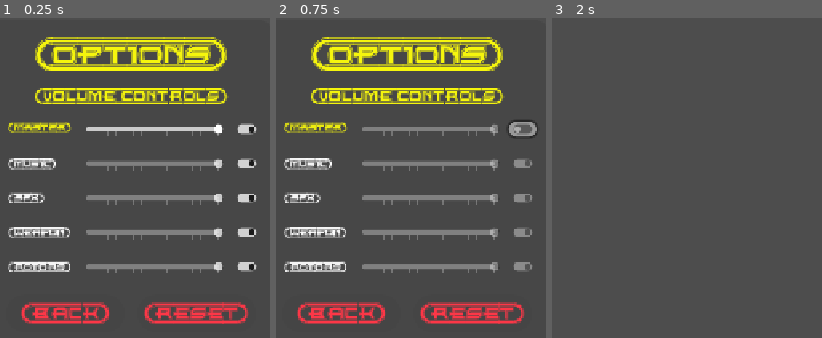
Above: before the commit, frames 1-3 (left to right).
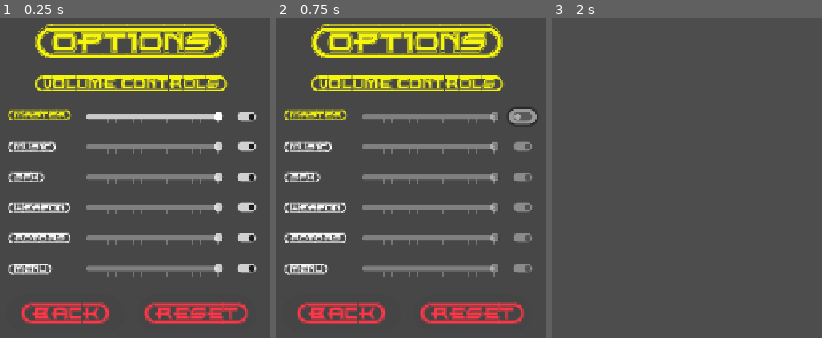
Above: after the commit, the same moments.

Repository: ikostan/SkyLockAssault
Game: Godot game, scene res://scenes/audio_settings.tscn
Same seed, same stepped clock (60 frames per second), same inputs: the game is played once before the commit and once after it. This scene is started directly instead of the project's main scene. Video files are missing from this copy of the repository; at most half a second of black plays in their place. Sound files missing from this copy of the repository are replaced by a short silence.
Inputs (mouse positions are in pixels of both pictures, inside the frame that each line leads up to; where the layout moved, square brackets give the same spot in the first picture):
- Up to frame 1 (0.25 s): no input
- Up to frame 2 (0.75 s): click (521, 117) [521, 130] at 0.5 s
- Up to frame 3 (2 s): click "{BACK}" at 1.25 s

The runs differ from the first frame. In frame 1, 28% of the frame differs, in the area x 2-96%, y 1-81%; in frame 2, 28%; in frame 3, nothing differs.

Commit message:
Add UI Volume Controls to Options Menu & Sub-Issue 1: UI Navigation & Focus SFX
https://github.com/ikostan/SkyLockAssault/issues/498
https://github.com/ikostan/SkyLockAssault/issues/491

Diff:
--- a/default_bus_layout.tres
+++ b/default_bus_layout.tres
@@ -49,3 +49,9 @@
 bus/6/bypass_fx = false
 bus/6/volume_db = 0.0
 bus/6/send = &"SFX"
+bus/7/name = &"SFX_Menu"
+bus/7/solo = false
+bus/7/mute = false
+bus/7/bypass_fx = false
+bus/7/volume_db = 0.0
+bus/7/send = &"SFX"
--- a/scenes/audio_settings.tscn
+++ b/scenes/audio_settings.tscn
@@ -7,6 +7,7 @@
 [ext_resource type="PackedScene" uid="uid://ckj1bkdiy65dd" path="res://scenes/volume_controls/sfx_volume_control.tscn" id="5_w6v8r"]
 [ext_resource type="PackedScene" uid="uid://ckgawrkjfsld5" path="res://scenes/volume_controls/sfx_weapon_volume_control.tscn" id="6_axthr"]
 [ext_resource type="PackedScene" uid="uid://nrunltyo5m58" path="res://scenes/volume_controls/sfx_rotors_volume_control.tscn" id="7_ut8uj"]
+[ext_resource type="PackedScene" uid="uid://cm2nruujxhdhu" path="res://scenes/volume_controls/sfx_menu_volume_control.tscn" id="8_a0ntd"]
 
 [sub_resource type="StyleBoxFlat" id="StyleBoxFlat_j3be7"]
 bg_color = Color(0.2627451, 0.2627451, 0.2627451, 0.5882353)
@@ -73,7 +74,7 @@
 anchor_right = 0.5
 anchor_bottom = 0.5
 offset_left = -225.0
-offset_top = -250.0
+offset_top = -270.0
 offset_right = 225.0
 offset_bottom = 270.0
 grow_horizontal = 2
@@ -90,9 +91,9 @@
 anchor_right = 0.5
 anchor_bottom = 0.5
 offset_left = -197.5
-offset_top = -230.0
+offset_top = -240.0
 offset_right = 197.5
-offset_bottom = 151.0
+offset_bottom = 160.0
 grow_horizontal = 2
 grow_vertical = 2
 theme_override_constants/separation = 27
@@ -151,6 +152,9 @@
 focus_neighbor_bottom = NodePath("../../BtnContainer/AudioBackButton")
 focus_next = NodePath("../../BtnContainer/AudioBackButton")
 focus_previous = NodePath("../SFXWeapon")
+
+[node name="SFXMenu" parent="Panel/VolumeControls" instance=ExtResource("8_a0ntd")]
+layout_mode = 2
 
 [node name="BtnContainer" type="HBoxContainer" parent="Panel"]
 layout_mode = 1
--- /dev/null
+++ b/scenes/volume_controls/sfx_menu_volume_control.tscn
@@ -0,0 +1,65 @@
+[gd_scene load_steps=4 format=3 uid="uid://cm2nruujxhdhu"]
+
+[ext_resource type="FontFile" uid="uid://borwvgqdgawbj" path="res://files/fonts/EMPIREST.TTF" id="1_f34wo"]
+[ext_resource type="Script" uid="uid://8hd1kvmb5bt1" path="res://scripts/volume_slider.gd" id="2_3a0os"]
+
+[sub_resource type="StyleBoxFlat" id="StyleBoxFlat_y238m"]
+corner_radius_top_left = 20
+corner_radius_top_right = 20
+corner_radius_bottom_right = 20
+corner_radius_bottom_left = 20
+shadow_size = 5
+
+[node name="SFXMenu" type="Control"]
+custom_minimum_size = Vector2(385, 24)
+layout_mode = 3
+anchors_preset = 0
+offset_right = 400.0
+offset_bottom = 24.0
+size_flags_horizontal = 3
+size_flags_vertical = 3
+tooltip_text = "SFX Rotors Volume Control"
+
+[node name="SFXMenuLabel" type="Label" parent="."]
+layout_mode = 0
+offset_top = 3.0
+offset_right = 100.0
+offset_bottom = 21.0
+size_flags_horizontal = 0
+theme_override_fonts/font = ExtResource("1_f34wo")
+theme_override_font_sizes/font_size = 18
+text = "{MENU}"
+
+[node name="HSlider" type="HSlider" parent="."]
+layout_direction = 2
+layout_mode = 0
+offset_left = 125.0
+offset_right = 345.0
+offset_bottom = 24.0
+size_flags_horizontal = 3
+size_flags_vertical = 1
+tooltip_text = "Slide to control menu effects volume."
+focus_neighbor_right = NodePath("../Mute")
+focus_next = NodePath("../Mute")
+max_value = 1.0
+step = 0.05
+tick_count = 16
+ticks_on_borders = true
+script = ExtResource("2_3a0os")
+bus_name = "SFX_Menu"
+
+[node name="Mute" type="CheckButton" parent="."]
+layout_direction = 1
+layout_mode = 0
+offset_left = 360.0
+offset_right = 404.0
+offset_bottom = 24.0
+size_flags_horizontal = 8
+tooltip_text = "Mute Rotors"
+focus_neighbor_left = NodePath("../HSlider")
+focus_previous = NodePath("../HSlider")
+theme_override_styles/focus = SubResource("StyleBoxFlat_y238m")
+button_pressed = true
+icon_alignment = 2
+vertical_icon_alignment = 0
+expand_icon = true
--- a/scripts/audio_constants.gd
+++ b/scripts/audio_constants.gd
@@ -12,6 +12,7 @@
 const BUS_SFX: String = "SFX"
 const BUS_SFX_ROTORS: String = "SFX_Rotors"
 const BUS_SFX_WEAPON: String = "SFX_Weapon"
+const BUS_SFX_MENU: String = "SFX_Menu"
 
 # Centralized config with defaults and var mappings
 const BUS_CONFIG: Dictionary = {
@@ -49,5 +50,12 @@
 		"muted_var": "rotors_muted",
 		"default_volume": 1.0,
 		"default_muted": false
+	},
+	BUS_SFX_MENU:
+	{
+		"volume_var": "menu_volume",
+		"muted_var": "menu_muted",
+		"default_volume": 1.0,
+		"default_muted": false
 	}
 }
--- a/scripts/audio_manager.gd
+++ b/scripts/audio_manager.gd
@@ -22,6 +22,8 @@
 @export var weapon_muted: bool
 @export var rotors_volume: float
 @export var rotors_muted: bool
+@export var menu_volume: float
+@export var menu_muted: bool
 
 var current_config_path: String = Settings.CONFIG_PATH
 
@@ -79,6 +81,8 @@
 			return weapon_volume
 		AudioConstants.BUS_SFX_ROTORS:
 			return rotors_volume
+		AudioConstants.BUS_SFX_MENU:
+			return menu_volume
 		_:
 			Globals.log_message("Unknown bus for get_volume: " + bus_name, Globals.LogLevel.WARNING)
 			return 0.0
@@ -119,6 +123,11 @@
 			rotors_volume = vol
 			Globals.log_message(
 				"Rotors Volume Level in AudioManager: " + str(vol), Globals.LogLevel.DEBUG
+			)
+		AudioConstants.BUS_SFX_MENU:
+			menu_volume = vol
+			Globals.log_message(
+				"Menu Volume Level in AudioManager: " + str(vol), Globals.LogLevel.DEBUG
 			)
 		_:
 			Globals.log_message(
@@ -143,6 +152,8 @@
 			return weapon_muted
 		AudioConstants.BUS_SFX_ROTORS:
 			return rotors_muted
+		AudioConstants.BUS_SFX_MENU:
+			return menu_muted
 		_:
 			Globals.log_message("Unknown bus for get_muted: " + bus_name, Globals.LogLevel.WARNING)
 			return false
@@ -166,6 +177,8 @@
 			weapon_muted = muted
 		AudioConstants.BUS_SFX_ROTORS:
 			rotors_muted = muted
+		AudioConstants.BUS_SFX_MENU:
+			menu_muted = muted
 		_:
 			Globals.log_message("Unknown bus for set_muted: " + bus_name, Globals.LogLevel.WARNING)
 
--- a/scripts/audio_settings.gd
+++ b/scripts/audio_settings.gd
@@ -37,12 +37,14 @@
 var _change_sfx_volume_cb: Variant
 var _change_weapon_volume_cb: Variant
 var _change_rotors_volume_cb: Variant
+var _change_menu_volume_cb: Variant
 # Mute toggle
 var _toggle_mute_master_cb: Variant
 var _toggle_mute_music_cb: Variant
 var _toggle_mute_sfx_cb: Variant
 var _toggle_mute_weapon_cb: Variant
 var _toggle_mute_rotors_cb: Variant
+var _toggle_mute_menu_cb: Variant
 # Reset button
 var _audio_reset_cb: Variant
 
@@ -61,6 +63,9 @@
 # SFX Rotor Volume Controls
 @onready var rotor_slider: HSlider = $Panel/VolumeControls/SFXRotors/HSlider
 @onready var mute_rotor: CheckButton = $Panel/VolumeControls/SFXRotors/Mute
+# SFX Menu Volume Controls
+@onready var menu_slider: HSlider = $Panel/VolumeControls/SFXMenu/HSlider
+@onready var mute_menu: CheckButton = $Panel/VolumeControls/SFXMenu/Mute
 #Other UI elements
 @onready var master_warning_dialog: AcceptDialog = $MasterWarningDialog
 @onready var sfx_warning_dialog: AcceptDialog = $SFXWarningDialog
@@ -72,6 +77,7 @@
 @onready var sfx_label: Label = $Panel/VolumeControls/SFX/SFXLabel
 @onready var weapon_label: Label = $Panel/VolumeControls/SFXWeapon/SFXWeaponLabel
 @onready var rotor_label: Label = $Panel/VolumeControls/SFXRotors/SFXRotorsLabel
+@onready var menu_label: Label = $Panel/VolumeControls/SFXMenu/SFXMenuLabel
 
 
 func _ready() -> void:
@@ -145,6 +151,15 @@
 		rotor_slider.gui_input.connect(_on_rotor_volume_control_gui_input)
 	if not mute_rotor.gui_input.is_connected(_on_rotor_mute_gui_input):
 		mute_rotor.gui_input.connect(_on_rotor_mute_gui_input)
+
+	# Menu (New)
+	if not mute_menu.toggled.is_connected(_on_menu_mute_toggled):
+		mute_menu.toggled.connect(_on_menu_mute_toggled)
+	mute_menu.button_pressed = not AudioManager.menu_muted
+	if not menu_slider.gui_input.is_connected(_on_menu_volume_control_gui_input):
+		menu_slider.gui_input.connect(_on_menu_volume_control_gui_input)
+	if not mute_menu.gui_input.is_connected(_on_menu_mute_gui_input):
+		mute_menu.gui_input.connect(_on_menu_mute_gui_input)
 
 	# Back button
 	if not audio_back_button.pressed.is_connected(_on_audio_back_button_pressed):
@@ -184,6 +199,9 @@
 			_change_rotors_volume_cb = _register_js_callback(
 				"_on_change_rotors_volume_js", "changeRotorsVolume"
 			)  # Rotors Volume
+			_change_menu_volume_cb = _register_js_callback(
+				"_on_change_menu_volume_js", "changeMenuVolume"
+			)  # Menu Volume
 			# Expose callbacks for mute
 			_toggle_mute_master_cb = _register_js_callback(
 				"_on_toggle_mute_master_js", "toggleMuteMaster"
@@ -199,6 +217,9 @@
 			_toggle_mute_rotors_cb = _register_js_callback(
 				"_on_toggle_mute_rotors_js", "toggleMuteRotors"
 			)  # Mute Rotors
+			_toggle_mute_menu_cb = _register_js_callback(
+				"_on_toggle_mute_menu_js", "toggleMuteMenu"
+			)  # Mute Menu
 			# Expose callbacks for Reset button
 			_audio_reset_cb = _register_js_callback("_on_audio_reset_js", "audioResetPressed")
 			_sync_dom_ui()
@@ -215,6 +236,8 @@
 		mute_weapon,
 		rotor_slider,
 		mute_rotor,
+		menu_slider,
+		mute_menu,
 		audio_back_button,
 		audio_reset_button
 	]
@@ -258,6 +281,9 @@
 	)
 	js_bridge_wrapper.eval(
 		"document.getElementById('rotors-slider').value = " + str(rotor_slider.value)
+	)
+	js_bridge_wrapper.eval(
+		"document.getElementById('menu-slider').value = " + str(menu_slider.value)
 	)
 	js_bridge_wrapper.eval(
 		(
@@ -285,6 +311,9 @@
 			"document.getElementById('mute-rotors').checked = "
 			+ str(mute_rotor.button_pressed).to_lower()
 		)
+	)
+	js_bridge_wrapper.eval(
+		"document.getElementById('mute-menu').checked = " + str(mute_menu.button_pressed).to_lower()
 	)
 
 
@@ -684,6 +713,92 @@
 	mute_rotor.button_pressed = bool(checked)
 
 
+##############
+
+
+## MENU VOLUME
+## New: Menu slider gui input
+func _on_menu_volume_control_gui_input(event: InputEvent) -> void:
+	_handle_slider_gui_input(
+		event,
+		AudioManager.master_muted,
+		AudioManager.sfx_muted,
+		AudioManager.rotors_muted,
+		mute_menu,
+		master_warning_dialog,
+		sfx_warning_dialog
+	)
+
+
+## New: Menu toggle
+func _on_menu_mute_toggled(toggled_on: bool) -> void:
+	AudioManager.menu_muted = not toggled_on
+	menu_slider.editable = not AudioManager.menu_muted
+	_update_sfx_controls_ui()
+
+	AudioManager.apply_volume_to_bus(
+		AudioConstants.BUS_SFX_MENU, AudioManager.menu_volume, AudioManager.menu_muted
+	)
+	AudioManager.save_volumes()
+	Globals.log_message("Menu mute button toggled to: " + str(toggled_on), Globals.LogLevel.DEBUG)
+	_sync_dom_ui()
+
+
+## New: Menu mute button gui input
+func _on_menu_mute_gui_input(event: InputEvent) -> void:
+	_handle_mute_gui_input(
+		event,
+		AudioManager.master_muted,
+		AudioManager.sfx_muted,
+		master_warning_dialog,
+		sfx_warning_dialog
+	)
+
+
+## New: JS callback for Menu volume
+## Directly updates AudioManager and UI, mimicking volume_slider.gd logic.
+## :param args: Array with volume value (e.g., [[0.5]]).
+## :type args: Array
+## :rtype: void
+func _on_change_menu_volume_js(args: Array) -> void:
+	var value := _validate_volume_args(args, "_on_change_menu_volume_js")
+	if value < 0.0:
+		return
+	if AudioManager.get_muted(AudioConstants.BUS_MASTER):
+		Globals.log_message("Master muted, cannot adjust sub-volume", Globals.LogLevel.DEBUG)
+		return
+	if AudioManager.get_muted(AudioConstants.BUS_SFX):
+		Globals.log_message("SFX muted, cannot adjust sub-volume", Globals.LogLevel.DEBUG)
+		return
+	# Update AudioManager (sets rotors_volume)
+	AudioManager.set_volume(AudioConstants.BUS_SFX_MENU, value)
+	# Apply to AudioServer bus (handles db conversion and mute check)
+	AudioManager.apply_volume_to_bus(AudioConstants.BUS_SFX_MENU, value, AudioManager.menu_muted)
+	# Log the change (matches your DEBUG logs in audio_manager.gd)
+	Globals.log_message("Menu volume level changed: " + str(value), Globals.LogLevel.DEBUG)
+	Globals.log_message(
+		"Menu Volume Level in AudioManager: " + str(AudioManager.menu_volume),
+		Globals.LogLevel.DEBUG
+	)
+	# Save settings (direct call, persistent across runs)
+	AudioManager.save_volumes()
+	# Sync UI without emitting signals (updates slider visually)
+	menu_slider.set_value_no_signal(value)
+	# Update dependent controls (e.g., enables/disables weapon/rotor if SFX mute affects them)
+	_update_other_controls_ui()
+	_sync_dom_ui()
+
+
+func _on_toggle_mute_menu_js(args: Array) -> void:
+	var checked: Variant = _validate_mute_args(args, "_on_toggle_mute_menu_js")
+	if checked == null:
+		return
+	mute_menu.button_pressed = bool(checked)
+
+
+######
+
+
 ## RESET BUTTON
 ## Update _on_audio_reset_button_pressed:
 func _on_audio_reset_button_pressed() -> void:
@@ -718,6 +833,9 @@
 	# Rotors
 	mute_rotor.disabled = sfx_controls_locked
 	rotor_slider.editable = not sfx_controls_locked and not AudioManager.rotors_muted
+	# Menu
+	mute_menu.disabled = sfx_controls_locked
+	menu_slider.editable = not sfx_controls_locked and not AudioManager.menu_muted
 
 
 func _on_audio_back_button_pressed() -> void:
@@ -928,6 +1046,10 @@
 	rotor_slider.set_value_no_signal(AudioManager.rotors_volume)
 	rotor_slider.editable = not AudioManager.rotors_muted
 
+	mute_menu.set_pressed_no_signal(not AudioManager.menu_muted)
+	menu_slider.set_value_no_signal(AudioManager.menu_volume)
+	menu_slider.editable = not AudioManager.menu_muted
+
 	_update_other_controls_ui()
 
 
@@ -954,11 +1076,13 @@
 		"sfx-slider",
 		"weapon-slider",
 		"rotors-slider",
+		"menu-slider",
 		"mute-master",
 		"mute-music",
 		"mute-sfx",
 		"mute-weapon",
-		"mute-rotors"
+		"mute-rotors",
+		"mute-menu",
 	]
 
 	for id: String in ids:
@@ -988,10 +1112,12 @@
 	js_window.changeSfxVolume = null
 	js_window.changeWeaponVolume = null
 	js_window.changeRotorsVolume = null
+	js_window.changeMenuVolume = null
 	js_window.toggleMuteMaster = null
 	js_window.toggleMuteMusic = null
 	js_window.toggleMuteSfx = null
 	js_window.toggleMuteWeapon = null
 	js_window.toggleMuteRotors = null
+	js_window.toggleMuteMenu = null
 	js_window.audioResetPressed = null
 	js_window.audioBackPressed = null
--- a/scripts/globals.gd
+++ b/scripts/globals.gd
@@ -34,6 +34,12 @@
 ## Updated when player toggles Keyboard/Gamepad in Key Mapping.
 var current_input_device: String = "keyboard"  # "keyboard" or "gamepad"
 var _is_loading_settings: bool = false  # Guard flag
+
+## Preloaded stream to prevent disk I/O lag during fast menu navigation.
+var _ui_nav_stream: AudioStream = preload(UI_NAV_SOUND_PATH)
+
+## Path to the navigation sound file
+const UI_NAV_SOUND_PATH: String = "res://files/sounds/sfx/ui_navigation.wav"
 
 
 func _ready() -> void:
@@ -335,3 +341,35 @@
 # For tests only—avoids direct writes in prod
 static func set_game_version_for_tests(value: String) -> void:
 	ProjectSettings.set_setting("application/config/version", value)
+
+
+## Use _unhandled_input to intercept navigation events not consumed by the GUI. [cite: 139]
+## This ensures the sound plays only when a movement actually occurs.
+func _unhandled_input(event: InputEvent) -> void:
+	# Target Actions: ui_up, ui_down, ui_left, ui_right, ui_focus_next, ui_focus_prev.
+	if (
+		event.is_action_pressed("ui_up")
+		or event.is_action_pressed("ui_down")
+		or event.is_action_pressed("ui_left")
+		or event.is_action_pressed("ui_right")
+		or event.is_action_pressed("ui_focus_next")
+		or event.is_action_pressed("ui_focus_prev")
+	):
+		_play_ui_navigation_sfx()
+
+
+## Internal helper to play the navigation sound through the dedicated Menu SFX bus.
+func _play_ui_navigation_sfx() -> void:
+	# Create a temporary player for the one-shot sound
+	var sfx_player := AudioStreamPlayer.new()
+	add_child(sfx_player)
+
+	sfx_player.stream = _ui_nav_stream
+
+	# Route to BUS_SFX_MENU to respect the player's Menu volume settings. [cite: 104, 114]
+	sfx_player.bus = AudioConstants.BUS_SFX_MENU
+
+	sfx_player.play()
+
+	# Memory management: Clean up the node once the sound finishes playing.
+	sfx_player.finished.connect(sfx_player.queue_free)
Not shown: 1 places in scenes/audio_settings.tscn that only renumber resources
Not shown, changed: custom_shell.html
